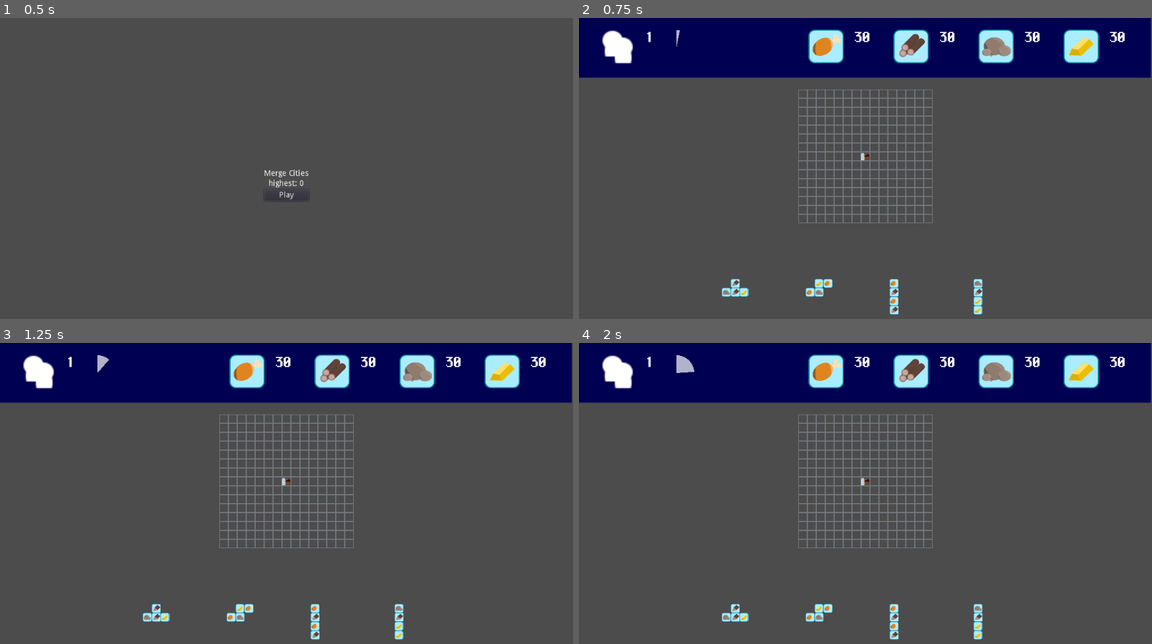
Above: before the commit, frames 1-4 (two rows, left to right).
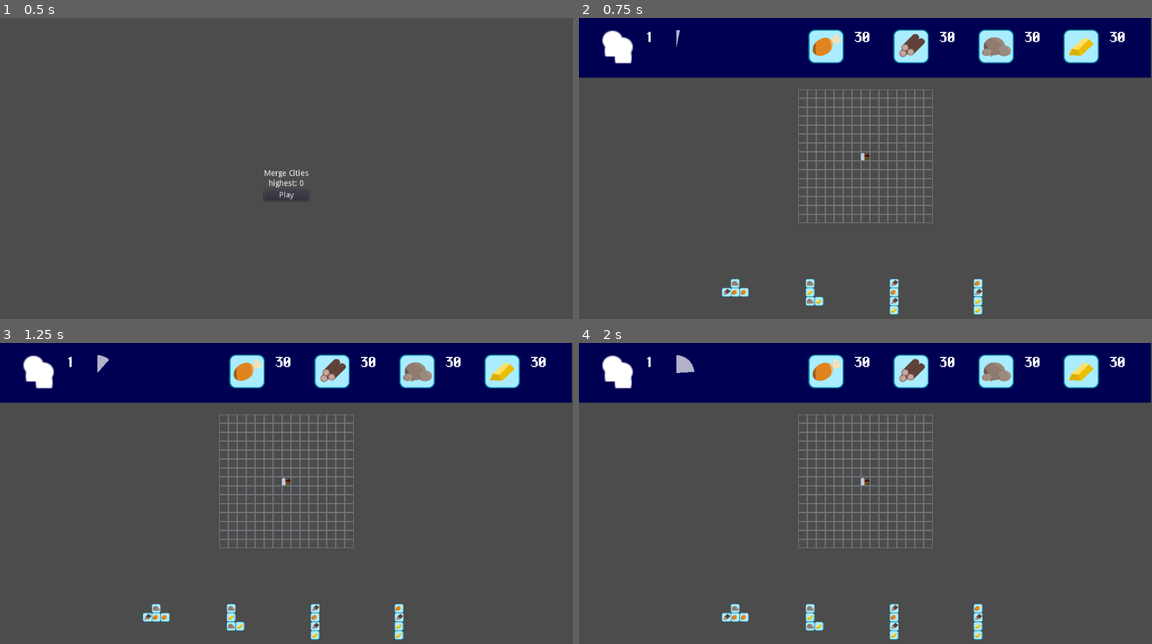
Above: after the commit, the same moments.

Repository: T4g1/gd-wildjam13
Game: Godot game, scene res://main.tscn
Same seed, same stepped clock (60 frames per second), same inputs: the game is played once before the commit and once after it.
Inputs (mouse positions are in pixels of both pictures, inside the frame that each line leads up to):
- Up to frame 1 (0.5 s): no input
- Up to frame 2 (0.75 s): click "Play" at 0.5 s
- Up to frame 3 (1.25 s): no input
- Up to frame 4 (2 s): tap Enter at 1.25 s; drag from (739, 622) to (922, 436) at 1.27 s

Frame 1 is identical in both runs. In frame 2, 0.5% of the frame differs, in the area x 25-71%, y 86-99%; in frame 3, 0.5%; in frame 4, 0.5%.

Commit message:
fix: drop object once game end

Diff:
--- a/scenes/Game/game.gd
+++ b/scenes/Game/game.gd
@@ -30,8 +30,6 @@
 
 	# Connect timer to consume action
 	_error = timer.connect("timeout", self, "consume_produce")
-
-	start_game()
 
 func start_game():
 	timer.start()
@@ -123,4 +121,9 @@
 
 func _on_game_over():
 	running = false
+	if (held_object):
+		held_object.get_node("Dragable").drop()
+		held_object = null
+		player_city.hide_ghost()
+
 	emit_signal("game_over", resources_manager.population)
